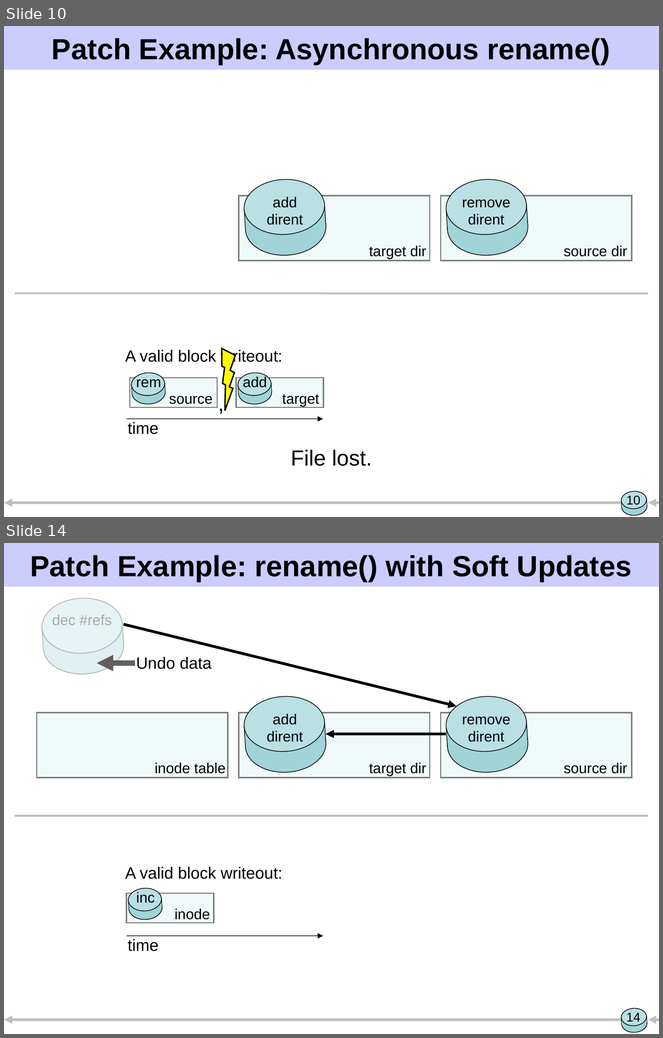
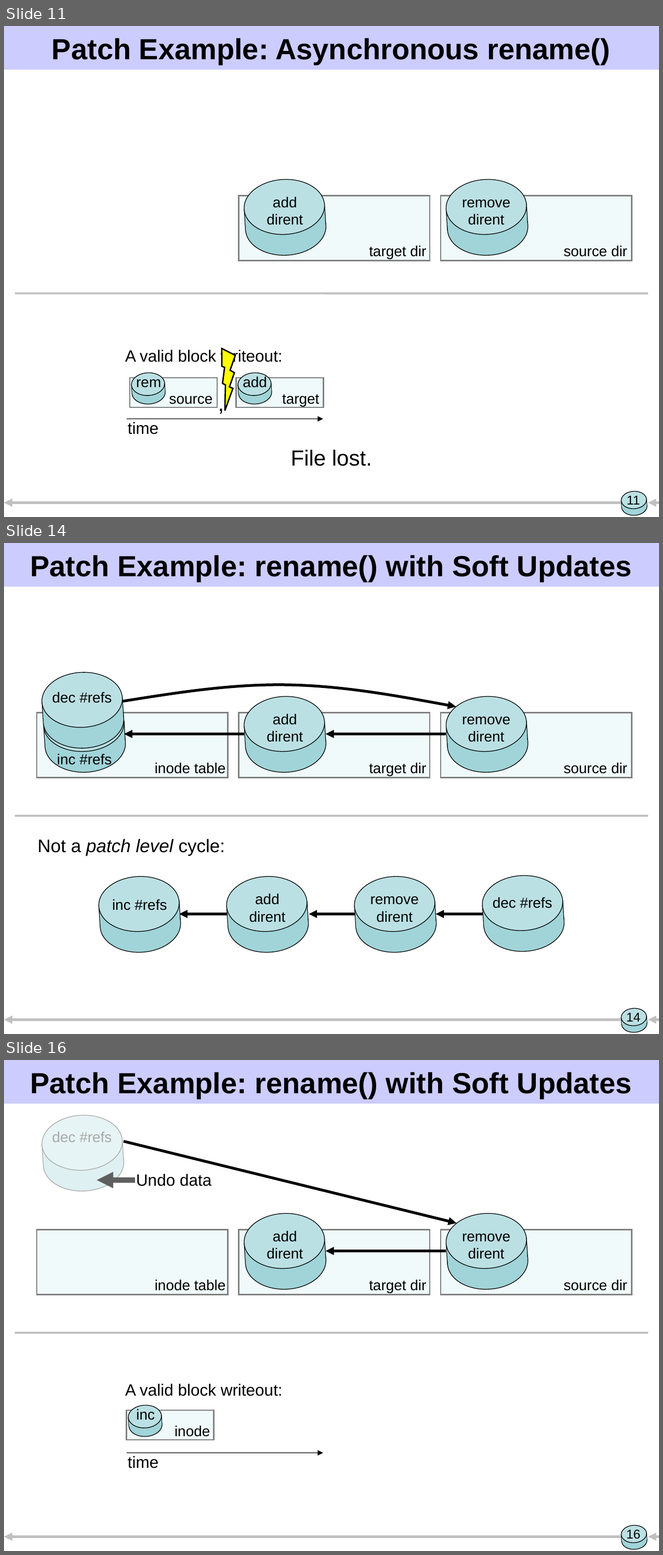
Before and after one commit to ucla-readable/fstitch-doc, a slide deck: sosp/pres.ppt. Shown one above the other, each under a label of ours: slides 10 and 14 before the commit, slides 11, 14 and 16 after it; the slides between them are not shown. The pictures are 663x1038 and 663x1555 pixels, drawn with LibreOffice and Linux fonts; fonts in the diff are those of the drawing. Boxes give left, top, right and bottom in pixels: in the first picture for what was removed or moved away, otherwise in the second. Text is boxed around its words. In the diff, an @@ line names an element or a change of style, - is before the commit and + after.

```diff
--- a/sosp/pres.ppt
+++ b/sosp/pres.ppt
@@ slide 14 added at (4, 543, 659, 1034), background #FFFFFF; not listed: 7 template elements that a slide beside it also shows @@
@@ title added at (30, 555, 632, 582), 32 pt, text #000000, bold @@
+Patch Example: rename() with Soft Updates
@@ group added at (40, 670, 125, 750): 2 rectangles, 2 ellipses @@
@@ group added at (42, 694, 127, 774): 2 rectangles, 2 ellipses @@
@@ text added at (52, 692, 112, 703), 16 pt, text #000000 @@
+dec #refs
@@ freeform shape added at (123, 684, 456, 707), outline #000000 3 pt @@
@@ group added at (243, 694, 328, 774): 2 rectangles, 2 ellipses @@
@@ group added at (445, 694, 530, 774): 2 rectangles, 2 ellipses @@
@@ rectangle added at (37, 713, 228, 778), fill #F0FAFA, outline #808080 1.5 pt @@
@@ rectangle added at (239, 713, 430, 778), fill #F0FAFA, outline #808080 1.5 pt @@
@@ text added at (267, 714, 303, 742), 16 pt, text #000000 @@
+add
+dirent
@@ rectangle added at (441, 713, 632, 778), fill #F0FAFA, outline #808080 1.5 pt @@
@@ text added at (57, 719, 112, 728), 16 pt, text #000000 @@
+inc #refs
@@ text added at (462, 717, 510, 742), 16 pt, text #000000 @@
+remove
+dirent
@@ arrow added from (244, 734) to (124, 734), #000000 3 pt @@
@@ arrow added from (445, 734) to (326, 734), #000000 3 pt @@
@@ text added at (57, 754, 112, 767), 16 pt, text #000000 @@
+inc #refs
@@ text added at (155, 762, 226, 774), 16 pt, text #000000 @@
+inode table
@@ text added at (369, 762, 426, 776), 16 pt, text #000000 @@
+target dir
@@ text added at (564, 762, 627, 774), 16 pt, text #000000 @@
+source dir
@@ line added from (15, 816) to (648, 816), #C0C0C0 2.24 pt @@
@@ text added at (38, 839, 226, 856), 20 pt, text #000000 @@
+Not a patch level cycle:
@@ group added at (98, 874, 566, 955): 8 rectangles, 8 ellipses, 4 texts, 3 arrows @@
+add
+dirent
+inc #refs
+remove
+dirent
+dec #refs
@@ page number added at (626, 1013, 640, 1025), 14 pt, text #000000 @@
+14
@@ what was slide 10 is now slide 11 @@
@@ page number at (627, 496, 640, 505): text changed @@
-10
+11
@@ what was slide 14 is now slide 16 @@
@@ page number at (626, 1530, 640, 1542): text changed @@
-14
+16
```
Also in this commit, not shown: 8 slides changed, 2 other slides added, 1 slide removed.
